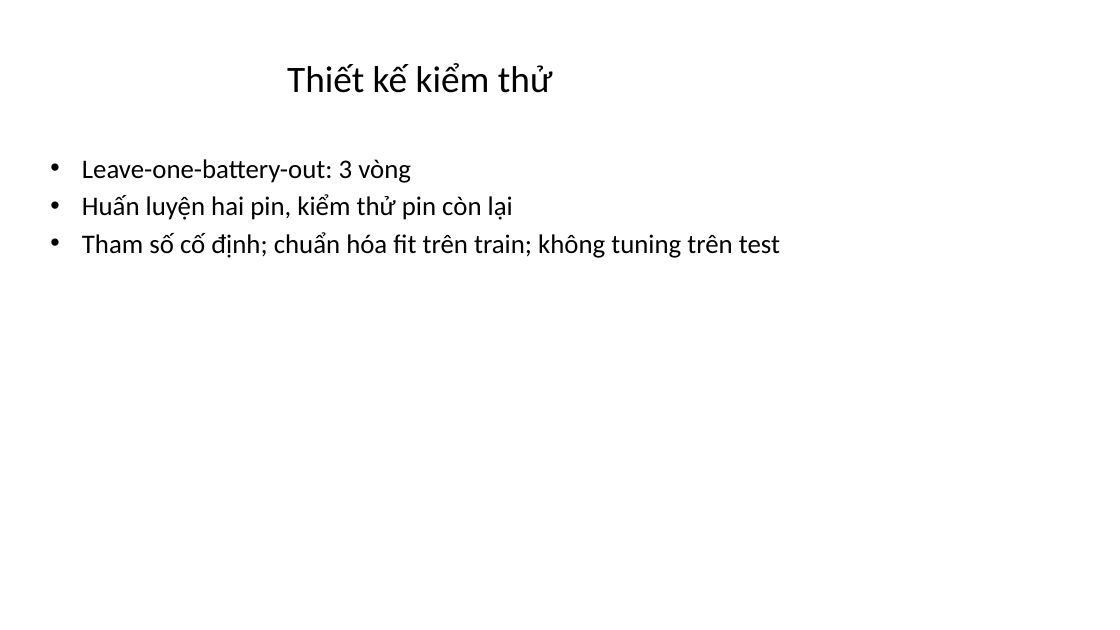
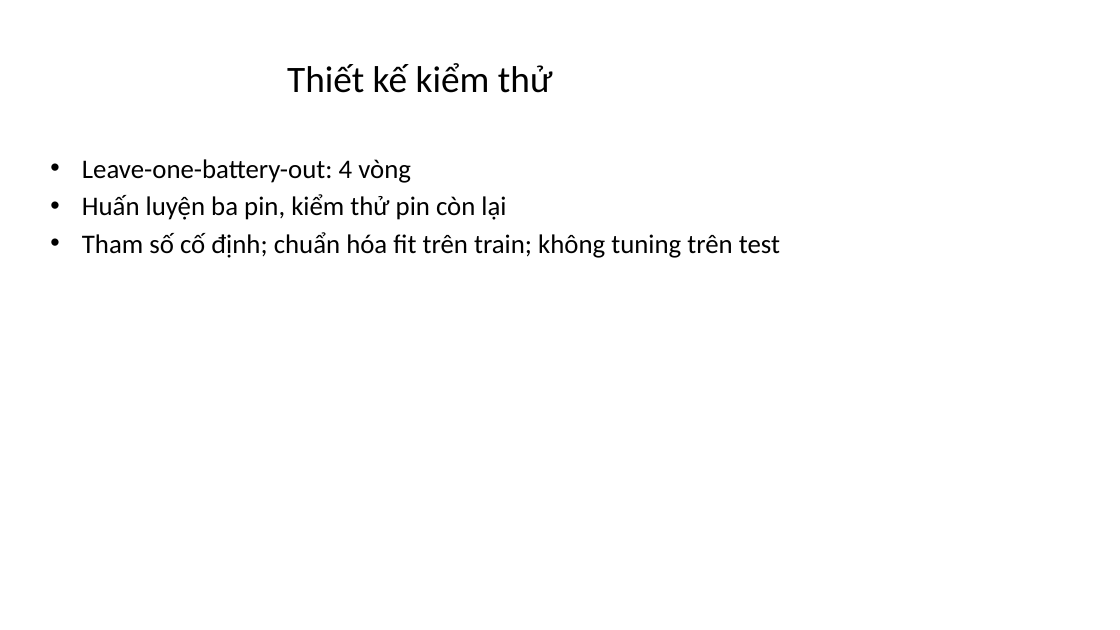
Before and after one commit to VanDuy266/KHOA-LUAN-TOT-NGHIEP, a slide deck: slide 5 of docs/slide-bao-ve.pptx. Drawn at 1120x630 pixels with LibreOffice and Linux fonts; fonts in the diff are those of the drawing. Boxes give left, top, right and bottom in pixels: in the first picture for what was removed or moved away, otherwise in the second. Text is boxed around its words. In the diff, an @@ line names an element or a change of style, - is before the commit and + after.

```diff
--- a/docs/slide-bao-ve.pptx
+++ b/docs/slide-bao-ve.pptx
@@ text at [82, 159, 506, 220]: text changed @@
-• Leave-one-battery-out: 3 vòng
-• Huấn luyện hai pin, kiểm thử pin còn lại
+• Leave-one-battery-out: 4 vòng
+• Huấn luyện ba pin, kiểm thử pin còn lại
```
Also in this commit, not shown: 4 other slides changed, 2 slides added, 1 slide removed, 52 other files.
